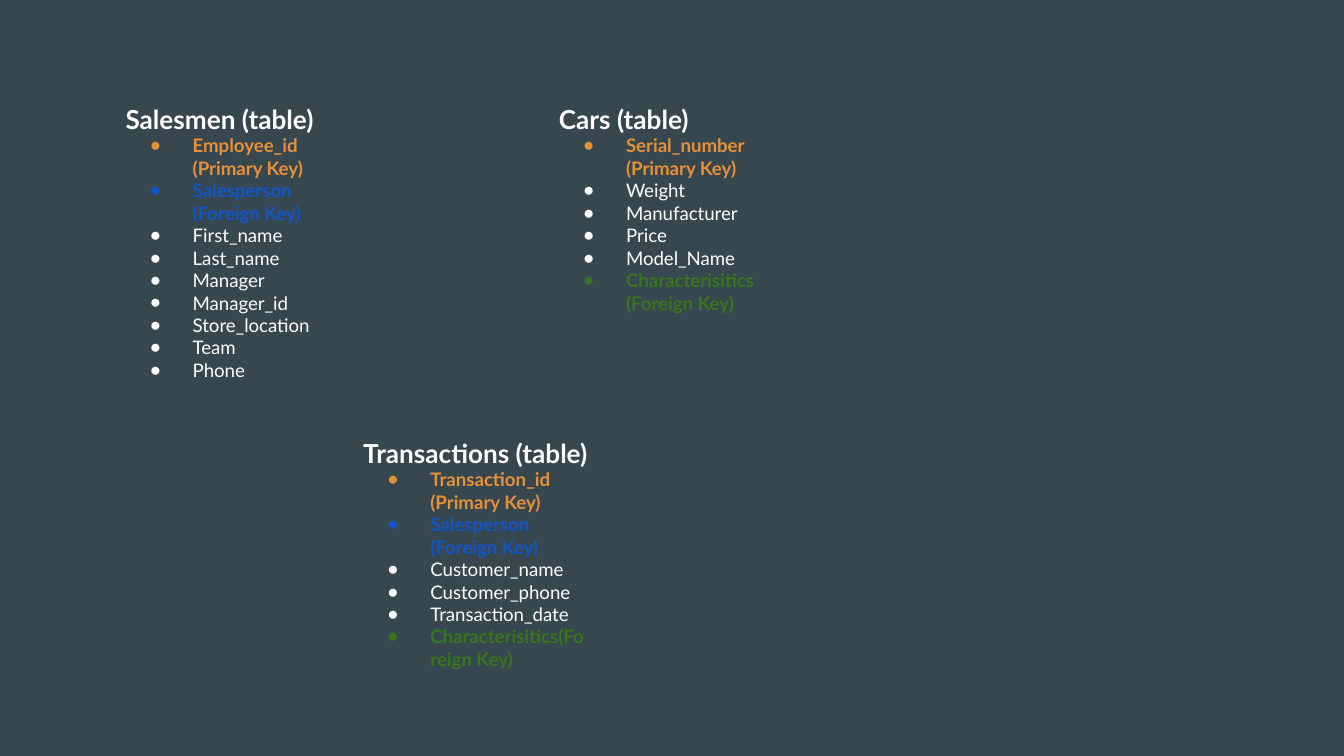
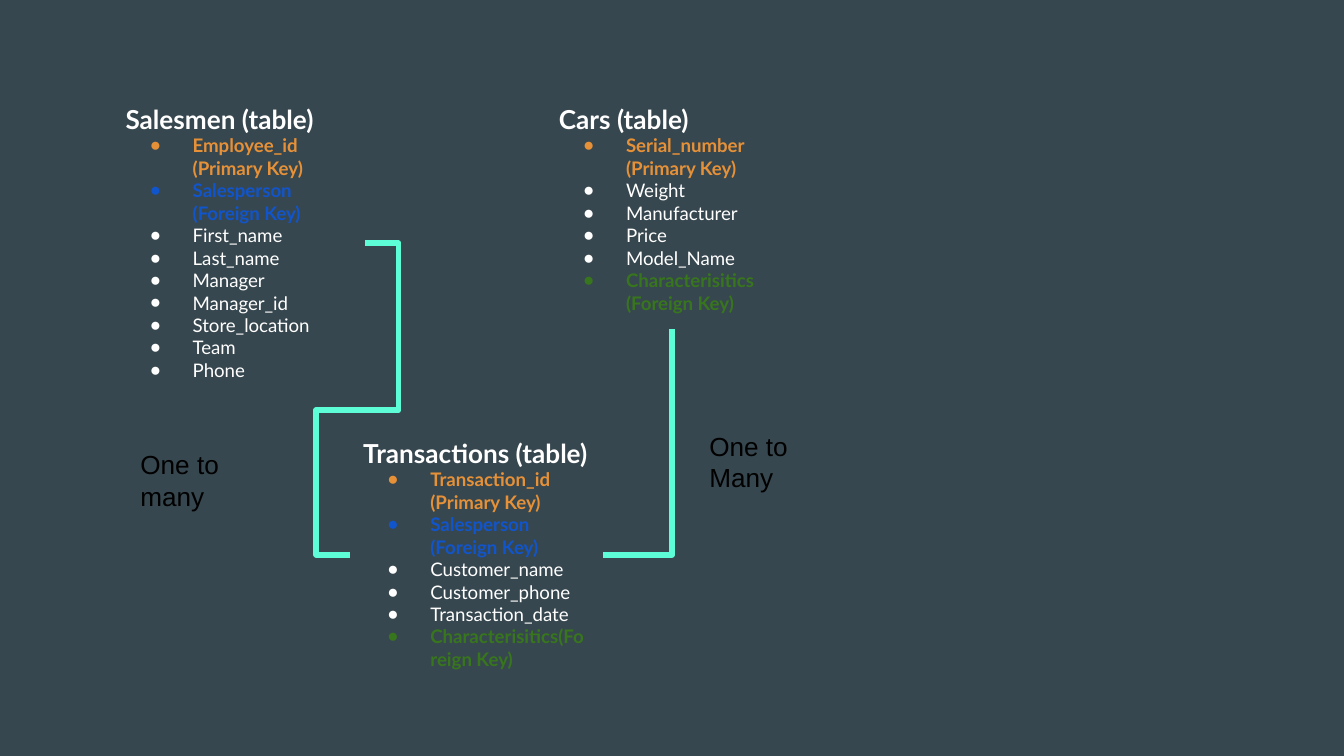
Before and after one commit to thatguylor/dataeng_test02, a slide deck: slide 2 of Section_2_Databases/DataEng_Section2_Schema.pptx. Drawn at 1344x756 pixels with LibreOffice and Linux fonts; fonts in the diff are those of the drawing. Boxes give left, top, right and bottom in pixels: in the first picture for what was removed or moved away, otherwise in the second. Text is boxed around its words. In the diff, an @@ line names an element or a change of style, - is before the commit and + after.

```diff
--- a/Section_2_Databases/DataEng_Section2_Schema.pptx
+++ b/Section_2_Databases/DataEng_Section2_Schema.pptx
@@ elbow line added from (366, 243) to (349, 555), #5EFDD7 3 pt @@
@@ elbow line added from (672, 329) to (603, 555), #5EFDD7 3 pt @@
@@ text added at bbox=[709, 438, 788, 492], 14 pt, text #000000 @@
+One to Many
@@ text added at bbox=[140, 456, 219, 511], 14 pt, text #000000 @@
+One to many
```
Also in this commit, not shown: 4 other files.
